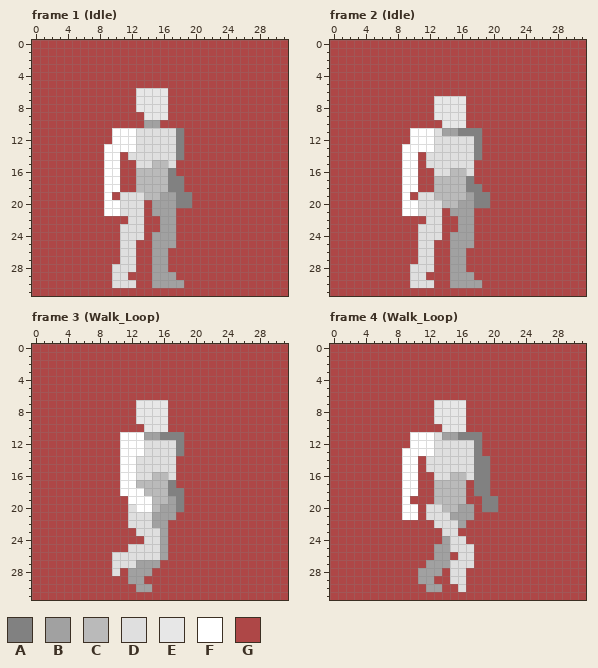
Two states of a pixel-art file, Test/Human Male Model.aseprite. Above is the file before it was changed.
32x32 pixels, 111 frames. Shown: frame 1 (Idle), frame 2 (Idle), frame 3 (Walk_Loop), frame 4 (Walk_Loop). The commit also changed other frames, which this record leaves out.
Palette (. is transparent): A #818181  B #a1a1a1  C #bababa  D #dfdfdf  E #e7e7e7  F #ffffff  G #ae4747
After the commit:
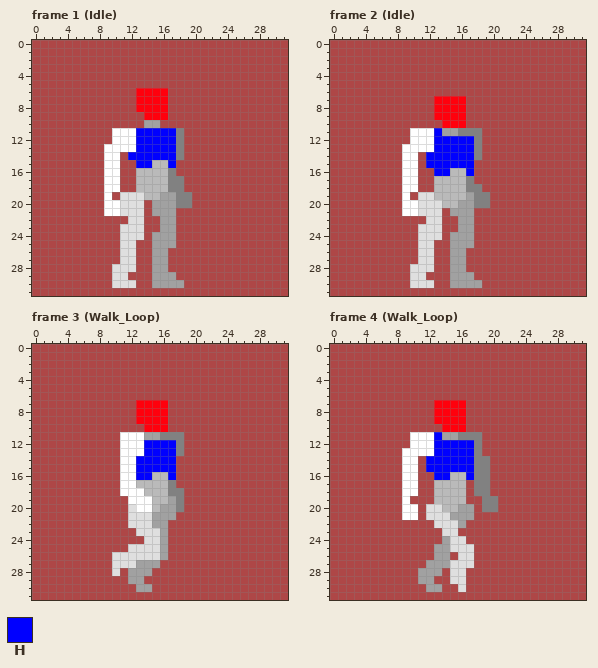
Colours new in this view: H #0000ff
Change:
layer "Torso/Bare" now hidden
layer "Torso/BlueArmor" added
layer "Head/Bare" added
layer "Head/Bald" removed
Colour E changes from #e7e7e7 to #ff000d.
Frame 1 (Idle), layer "Torso/BlueArmor":
Colour D becomes colour H in rows 11 to 13 at x 13 to 17; in row 14 at x 12 to 17; in row 15 at x 13 to 14 and 17.
Frame 2 (Idle), layer "Torso/BlueArmor":
Colour D becomes colour H in row 11 at x 13; in rows 12 to 13 at x 13 to 17; in rows 14 to 15 at x 12 to 17; in row 16 at x 13 to 14 and 17.
Frame 3 (Walk_Loop), layer "Torso/BlueArmor":
Colour D becomes colour H in rows 12 to 13 at x 14 to 17; in rows 14 to 15 at x 13 to 17; in row 16 at x 13 to 14 and 17.
Frame 4 (Walk_Loop), layer "Torso/BlueArmor": the same change as frame 2 (Idle)
